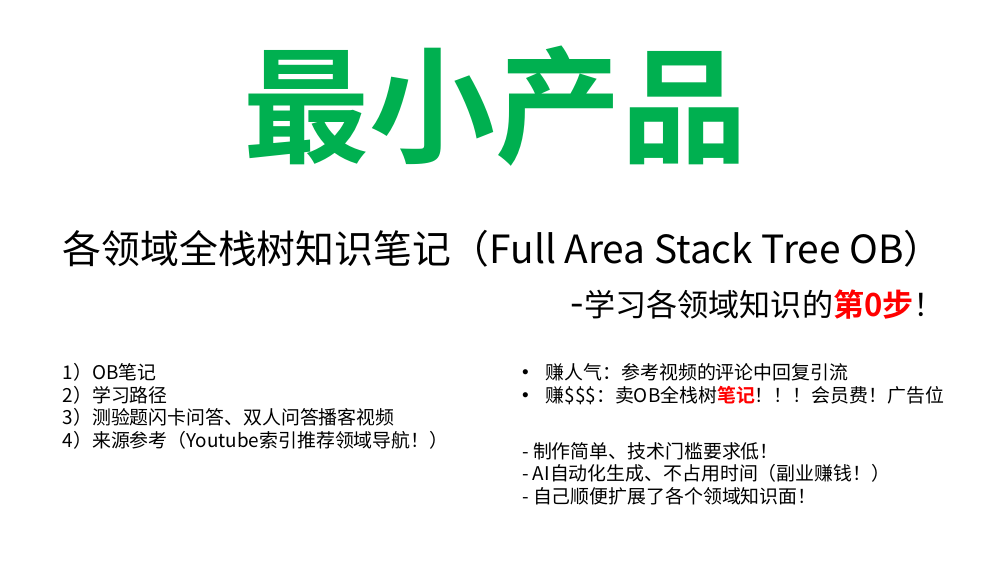
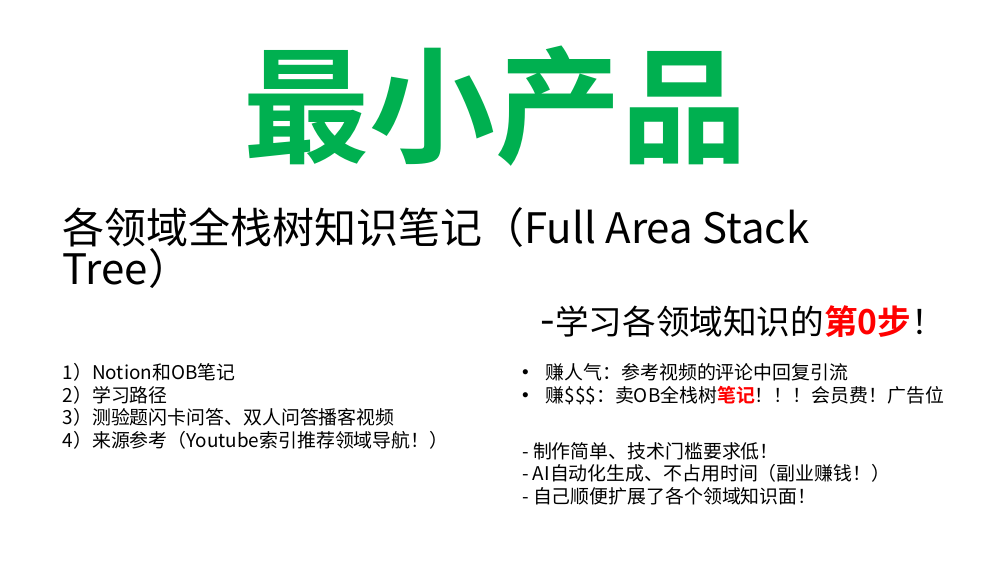
Before and after one commit to aistudybar/ob-OnePersonCompany, a slide deck: slide 13 of _attachment/一人公司（OPC）.pptx. Drawn at 1008x567 pixels with LibreOffice and Linux fonts; fonts in the diff are those of the drawing. Boxes give left, top, right and bottom in pixels: in the first picture for what was removed or moved away, otherwise in the second. Text is boxed around its words. In the diff, an @@ line names an element or a change of style, - is before the commit and + after.

```diff
--- a/_attachment/一人公司（OPC）.pptx
+++ b/_attachment/一人公司（OPC）.pptx
@@ subtitle at [63, 207, 809, 288]: text changed; size 37 to 40 pt @@
-各领域全栈树知识笔记（Full Area Stack Tree OB）
+各领域全栈树知识笔记（Full Area Stack Tree）
@@ subtitle at [555, 305, 945, 337]: size 37 to 40 pt, size 29.6 to 32 pt in "-学习各领域知识的第0步！"; line spacing 0.9 to 0.8 @@
@@ text at [63, 363, 236, 381]: text changed @@
-1）OB笔记
+1）Notion和OB笔记
```
Also in this commit, not shown: 4 other files.
